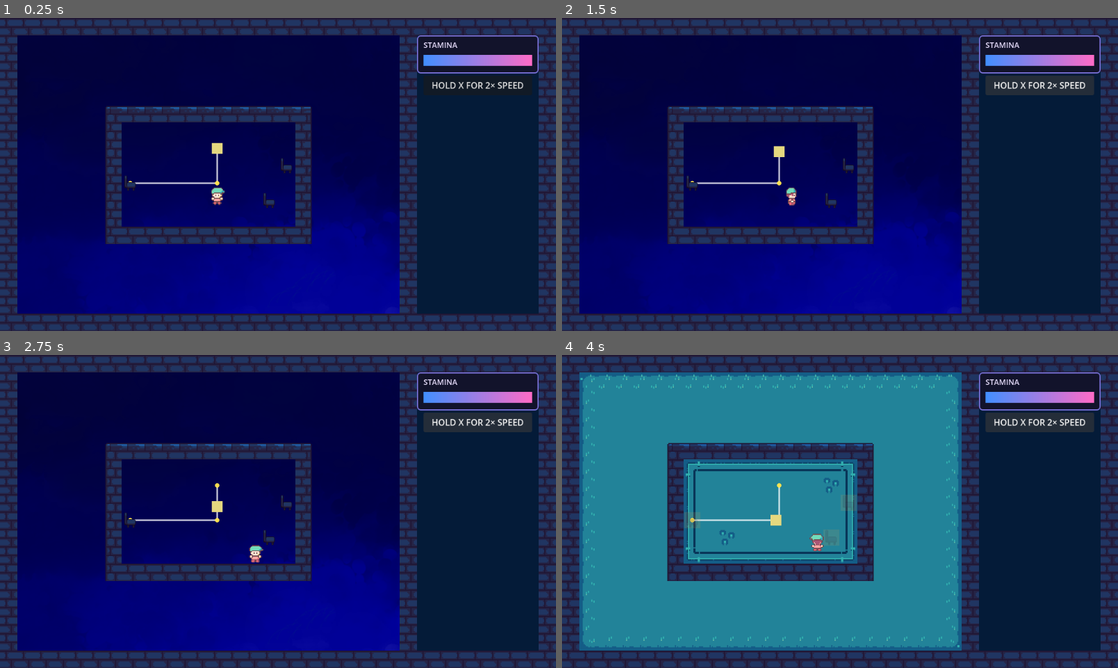
Above: before the commit, frames 1-4 (two rows, left to right).
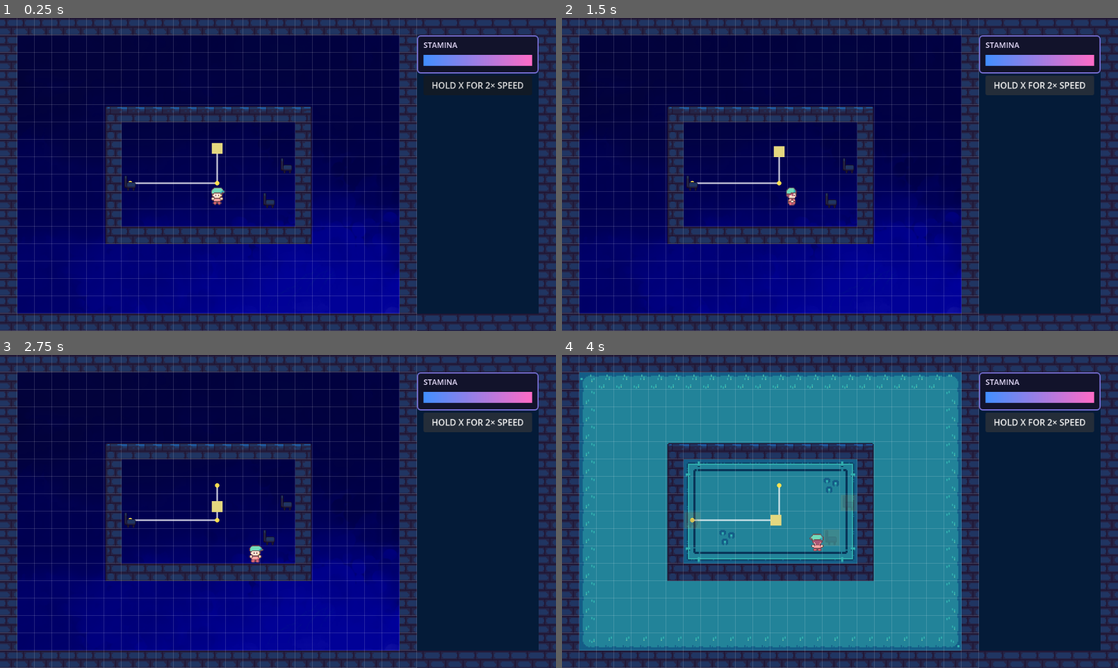
Above: after the commit, the same moments.

Repository: ConanY123/Game-Jam-Drift-MICK
Game: Godot game, scene res://scenes/levels/level-0.tscn
The game is run twice, just before and just after one commit, with the same random seed, the same clock (stepped at 60 frames per second) and the same inputs.
Inputs:
- Up to frame 1 (0.25 s): no input
- Up to frame 2 (1.5 s): click "HOLD X FOR 2× SPEED" at 0.5 s; tap Enter at 1.25 s; hold D (move_right) from 1.28 s (still down); hold Z (interact) from 1.28 s (still down)
- Up to frame 3 (2.75 s): tap Space at 1.52, 2.27 s; release D (move_right) at 2.03 s; release Z (interact) at 2.03 s; hold S (move_down) from 2.03 s (still down); tap Z (interact) at 2.1 s
- Up to frame 4 (4 s): release S (move_down) at 2.78 s; hold D (move_right) 2.78-3.53 s; hold C (switch_realm) 2.78-3.53 s; tap Z (interact) at 3.05, 3.8 s; hold W (move_up) from 3.53 s (still down); tap R at 3.6 s; tap Space at 3.77 s

The runs differ from the first frame. In frame 1, 5.9% of the frame differs, in the area x 0-75%, y 0-100%; in frame 2, 5.9%; in frame 3, 5.9%; in frame 4, 5.9%.

Commit message:
door fixes

Diff:
--- a/scenes/levels/level-1.tscn
+++ b/scenes/levels/level-1.tscn
@@ -19,6 +19,7 @@
 texture = ExtResource("4_physical_bg")
 
 [node name="DreamBackground" type="Sprite2D" parent="." unique_id=949821244]
+visible = false
 z_index = -20
 position = Vector2(384, 288)
 scale = Vector2(0.354, 0.354)
@@ -30,6 +31,7 @@
 tile_set = ExtResource("2_gl321")
 
 [node name="DreamFloorLayer" type="TileMapLayer" parent="." unique_id=941934586]
+visible = false
 z_index = -1
 tile_map_data = PackedByteArray("AAAUAAUABAAGAAEAAAATAAUABAAGAAEAAAASAAUABAAGAAEAAAARAAUABAAGAAEAAAAQAAUABAAGAAEAAAAQAA …(3136 unchanged characters)…
 tile_set = ExtResource("2_gl321")
@@ -72,11 +74,14 @@
 position = Vector2(96, 256)
 
 [node name="Door" parent="Physical" unique_id=1017083639 instance=ExtResource("7_wubvj")]
-position = Vector2(512, 512)
-color = Color(0.6150615, 0.3924139, 0.22227415, 1)
+position = Vector2(544, 544)
+start_angle_degrees = 180.0
+color = Color(0.025599994, 0.16298668, 0.32, 1)
 
 [node name="Door2" parent="Physical" unique_id=823082349 instance=ExtResource("7_wubvj")]
-position = Vector2(448, 96)
+position = Vector2(448, 128)
+start_angle_degrees = 90.0
+color = Color(0.02745098, 0.16470589, 0.32156864, 1)
 
 [node name="Dream" type="Node" parent="." unique_id=1278489336]
 
--- a/scripts/core/level_base.gd
+++ b/scripts/core/level_base.gd
@@ -302,11 +302,23 @@
 # ---------- debug drawing ----------
 
 func _draw() -> void:
-	if debug_path.size() < 2:
-		return
-	var points := PackedVector2Array()
-	for cell in debug_path:
-		points.append(Grid.cell_to_center(cell))
-	draw_polyline(points, Color(1.0, 1.0, 1.0, 0.8), 3.0, true)
-	for point in points:
-		draw_circle(point, 4.0, Color(1.0, 0.9, 0.3, 0.95))
+	if debug_grid:
+		var field_size := Vector2(
+			Grid.FIELD_COLS * Grid.CELL,
+			Grid.FIELD_ROWS * Grid.CELL
+		)
+		var grid_color := Color(1.0, 1.0, 1.0, 0.16)
+		for column in range(Grid.FIELD_COLS + 1):
+			var x := float(column * Grid.CELL)
+			draw_line(Vector2(x, 0.0), Vector2(x, field_size.y), grid_color)
+		for row in range(Grid.FIELD_ROWS + 1):
+			var y := float(row * Grid.CELL)
+			draw_line(Vector2(0.0, y), Vector2(field_size.x, y), grid_color)
+
+	if debug_path.size() >= 2:
+		var points := PackedVector2Array()
+		for cell in debug_path:
+			points.append(Grid.cell_to_center(cell))
+		draw_polyline(points, Color(1.0, 1.0, 1.0, 0.8), 3.0, true)
+		for point in points:
+			draw_circle(point, 4.0, Color(1.0, 0.9, 0.3, 0.95))
--- a/scripts/objects/door.gd
+++ b/scripts/objects/door.gd
@@ -7,30 +7,44 @@
 # player calls try_push(dir) - which we override to toggle open/closed instead
 # of moving.
 #
-# Closed: solid in its realm (registered in the occupancy map), so it blocks the
-#   player and kills the roommate if he reaches it.
-# Open:   unregistered from the occupancy map, so the player and the roommate
-#   pass straight through. It stays in place, just drawn faded.
+# The door stays registered in the occupancy map in both states, so its tile
+# remains blocked while the visual leaf swings open or closed.
 #
 # Default realm is Physical (the interact verb: close a door, pull a lever).
 # Self-contained: this adds no requirements to player.gd / level_base.gd.
 
 @export var open := false  # start closed by default; the puzzle is to open it
+@export_range(0.0, 270.0, 90.0) var start_angle_degrees := 0.0
+@export_enum("Clockwise", "Counter-clockwise") var swing_direction := 0
+
+const LEAF_LENGTH := float(Grid.CELL - 2)
+const LEAF_THICKNESS := float(Grid.CELL) * 0.3
+const LEAF_COLLISION_THICKNESS := float(Grid.CELL) * 0.2
+const SWING_ANGLE_DEGREES := 90.0
+const SWING_DURATION := 0.25
+
+var _leaf_angle := start_angle_degrees
+var _swing_tween: Tween
+var _escape_player: Player
 
 func _ready() -> void:
 	super._ready()  # keep Pushable's self-registration with the parent level
-	# If authored as already-open in the editor, free its cells immediately.
-	if open and level != null:
+	_leaf_angle = start_angle_degrees
+	if open:
+		_leaf_angle = _open_angle()
+	if level != null:
 		level.unregister(self, realm)
+		level.register(self, _collision_cells(_leaf_angle), realm)
 	_refresh()
 
 func can_interact(_dir: Vector2i) -> bool:
 	if moving or level == null:
 		return false
-	for c in get_cells(cell):
+	var target_angle := start_angle_degrees if open else _open_angle()
+	for c in _collision_cells(target_angle):
 		if level.in_push_ban(c):
 			return false
-		if open and not level.is_free(c, self, realm):
+		if not level.is_free(c, self, realm):
 			return false
 	return true
 
@@ -41,39 +55,142 @@
 	if not can_interact(dir):
 		return false
 	open = not open
-	if open:
-		level.unregister(self, realm)
-	else:
-		# Only re-close if every cell is clear (nobody standing in the doorway).
-		level.register(self, get_cells(cell), realm)
+	_escape_player = null
 	_refresh()
+	var target_angle := _open_angle() if open else start_angle_degrees
+	level.unregister(self, realm)
+	_animate_swing(target_angle)
+	return true
+
+func _open_angle() -> float:
+	var direction := -1.0 if swing_direction == 0 else 1.0
+	return start_angle_degrees + SWING_ANGLE_DEGREES * direction
+
+func _collision_cells(angle_degrees: float) -> Array[Vector2i]:
+	var angle := deg_to_rad(-angle_degrees)
+	var corners := [
+		Vector2.ZERO,
+		Vector2(LEAF_LENGTH, 0.0),
+		Vector2(0.0, LEAF_THICKNESS),
+		Vector2(LEAF_LENGTH, LEAF_THICKNESS),
+	]
+	var min_point := Vector2(INF, INF)
+	var max_point := Vector2(-INF, -INF)
+	for corner in corners:
+		var rotated: Vector2 = corner.rotated(angle)
+		min_point = min_point.min(rotated)
+		max_point = max_point.max(rotated)
+
+	var min_cell := Grid.pos_to_cell(min_point + Vector2(0.01, 0.01))
+	var max_cell := Grid.pos_to_cell(max_point - Vector2(0.01, 0.01))
+	var cells: Array[Vector2i] = []
+	for x in range(min_cell.x, max_cell.x + 1):
+		for y in range(min_cell.y, max_cell.y + 1):
+			cells.append(cell + Vector2i(x, y))
+	return cells
+
+func overlaps_player_hitbox(player_center: Vector2, hitbox_size: Vector2) -> bool:
+	if moving:
+		return false
+	return _overlaps_player_hitbox_at(player_center, hitbox_size, _leaf_angle)
+
+func allows_player_escape(player: Player) -> bool:
+	if _escape_player != player:
+		return false
+	var hitbox_size := Vector2(player.HITBOX_SIZE, player.HITBOX_SIZE)
+	if overlaps_player_hitbox(player.position, hitbox_size):
+		return true
+	_escape_player = null
+	return false
+
+func _player_overlaps_leaf(angle_degrees: float) -> bool:
+	if level.player == null:
+		return false
+	var hitbox_size := Vector2(level.player.HITBOX_SIZE, level.player.HITBOX_SIZE)
+	return _overlaps_player_hitbox_at(level.player.position, hitbox_size, angle_degrees)
+
+func _overlaps_player_hitbox_at(
+	player_center: Vector2,
+	hitbox_size: Vector2,
+	angle_degrees: float
+) -> bool:
+	var angle := deg_to_rad(-angle_degrees)
+	var forward := Vector2.RIGHT.rotated(angle)
+	var side := Vector2.DOWN.rotated(angle)
+	var leaf_center := Vector2(
+		LEAF_LENGTH * 0.5,
+		LEAF_THICKNESS * 0.5
+	).rotated(angle)
+	var local_player_center := to_local(level.to_global(player_center))
+	var separation := local_player_center - leaf_center
+	var player_half := hitbox_size * 0.5
+	var leaf_half := Vector2(LEAF_LENGTH, LEAF_COLLISION_THICKNESS) * 0.5
+
+	for axis in [Vector2.RIGHT, Vector2.DOWN, forward, side]:
+		var player_radius := (
+			player_half.x * absf(axis.x)
+			+ player_half.y * absf(axis.y)
+		)
+		var leaf_radius := (
+			leaf_half.x * absf(axis.dot(forward))
+			+ leaf_half.y * absf(axis.dot(side))
+		)
+		if absf(separation.dot(axis)) >= player_radius + leaf_radius:
+			return false
+	return true
+
+func _animate_swing(target_angle: float) -> void:
+	if _swing_tween != null and _swing_tween.is_running():
+		_swing_tween.kill()
+	moving = true
+	_swing_tween = create_tween()
+	_swing_tween.set_trans(Tween.TRANS_CUBIC).set_ease(Tween.EASE_IN_OUT)
+	_swing_tween.tween_method(
+		_set_leaf_angle,
+		_leaf_angle,
+		target_angle,
+		SWING_DURATION
+	)
+	_swing_tween.tween_callback(_finish_swing.bind(target_angle))
+
+func _finish_swing(target_angle: float) -> void:
+	var target_cells := _collision_cells(target_angle)
+	var closing_on_player := _player_overlaps_leaf(target_angle)
+	for c in target_cells:
+		if not level.is_free(c, self, realm):
+			open = not open
+			_refresh()
+			_animate_swing(_open_angle() if open else start_angle_degrees)
+			return
+	if closing_on_player and not open and level.player != null:
+		_escape_player = level.player
+	level.register(self, target_cells, realm)
+	moving = false
+
+func _set_leaf_angle(angle: float) -> void:
+	_leaf_angle = angle
 	queue_redraw()
-	return true
 
 func _draw() -> void:
 	if level == null:
 		return
-	var rect := Rect2(Vector2(1, 1), Vector2(size * Grid.CELL) - Vector2(2, 2))
-	var has_sprite := get_node_or_null("Sprite2D") != null
+	var leaf_color := color
+	if level.realm == realm:
+		leaf_color.a = 0.75 if open else 1.0
+	elif realm == LevelBase.Realm.PHYSICAL:
+		if open:
+			return
+		leaf_color.a = 0.15
+	else:
+		return
 
-	# Only draw a fallback when there's no sprite and the door is in-realm.
-	if level.realm == realm:
-		if not has_sprite:
-			if open:
-				# Open: just an outline so you can see where it was.
-				draw_rect(rect, Color(color, 0.9), false, 2.0)
-			else:
-				draw_rect(rect, color)
-	elif realm == LevelBase.Realm.PHYSICAL:
-		# Seen from the dream: faint, like other physical objects.
-		if not open:
-			draw_rect(rect, Color(color, 0.15))
-			draw_rect(rect, Color(color, 0.8), false, 2.0)
+	var hinge := Vector2.ZERO
+	draw_set_transform(hinge, deg_to_rad(-_leaf_angle), Vector2.ONE)
+	var leaf := Rect2(0.0, 0.0, LEAF_LENGTH, LEAF_THICKNESS)
+	draw_rect(leaf, leaf_color)
+	draw_rect(leaf, Color("#1d60ad", leaf_color.a), false, 1.0)
+	draw_circle(Vector2.ZERO, LEAF_THICKNESS * 0.3, Color("#1d60ad", leaf_color.a))
+	draw_set_transform(Vector2.ZERO, 0.0, Vector2.ONE)
 
-# Keep the sprite (if any) in sync with open/closed as well as realm.
 func _refresh() -> void:
-	super._refresh()
-	var sprite := get_node_or_null("Sprite2D")
-	if sprite != null and level != null and level.realm == realm:
-		# Fade the sprite when open so it reads as "passable".
-		sprite.modulate.a = 0.35 if open else 1.0
+	queue_redraw()
--- a/scripts/player/player.gd
+++ b/scripts/player/player.gd
@@ -109,6 +109,9 @@
 	if target == null and input == Vector2.ZERO and push_target != null:
 		target = push_target
 		direction = push_dir
+	if target == null and _nearby_interactable is Door:
+		target = _nearby_interactable
+		direction = _nearby_interactable_dir
 	_update_push(target, direction, delta)
 	if position != position_before_move:
 		has_moved = true
--- a/scripts/player/player_interactions.gd
+++ b/scripts/player/player_interactions.gd
@@ -10,22 +10,24 @@
 var push_timer := 0.0
 var interact_locked := false
 var _nearby_interactable: Pushable
+var _nearby_interactable_dir := Vector2i.ZERO
 var _interaction_hint_time := 0.0
 var _facing_dir := Vector2i.DOWN
 var _interaction_hint_progress := 0.0
 var _interaction_hint_holdable := true
 
 func _update_push(target: Pushable, dir: Vector2i, delta: float) -> void:
-	if (
-		target != null
-		and (target.realm != level.realm or not target.can_interact(dir))
-	):
-		target = null
 	if interact_locked:
-		push_target = null
 		push_timer = 0.0
 		return
 
+	if target != null and target.realm != level.realm:
+		target = null
+	if target != null and not target.can_interact(dir):
+		if target != push_target:
+			push_target = null
+		push_timer = 0.0
+		return
 	if target == null:
 		push_target = null
 		push_timer = 0.0
@@ -102,6 +104,7 @@
 func _update_interaction_hint(delta: float) -> void:
 	_interaction_hint_time += delta
 	_nearby_interactable = null
+	_nearby_interactable_dir = Vector2i.ZERO
 	if not level.gameplay_locked() and not falling:
 		var reach := SIZE * 0.5 + 1.0
 		var facing := _facing_dir
@@ -122,6 +125,7 @@
 					and candidate.can_interact(direction)
 				):
 					_nearby_interactable = candidate
+					_nearby_interactable_dir = direction
 					_interaction_hint_holdable = candidate.holdable
 				break
 			if (
@@ -130,6 +134,7 @@
 				and candidate.can_interact(direction)
 			):
 				_nearby_interactable = candidate
+				_nearby_interactable_dir = direction
 				_interaction_hint_holdable = candidate.holdable
 				break
 
--- a/scripts/player/player_state.gd
+++ b/scripts/player/player_state.gd
@@ -44,6 +44,14 @@
 		for y in range(min_cell.y, max_cell.y + 1):
 			var blocker := level.blocker_at(Vector2i(x, y), in_realm)
 			if blocker != null:
+				if blocker is Door:
+					if blocker.allows_player_escape(self):
+						continue
+					if not blocker.overlaps_player_hitbox(
+						center,
+						Vector2(HITBOX_SIZE, HITBOX_SIZE)
+					):
+						continue
 				return blocker
 	return null
 
